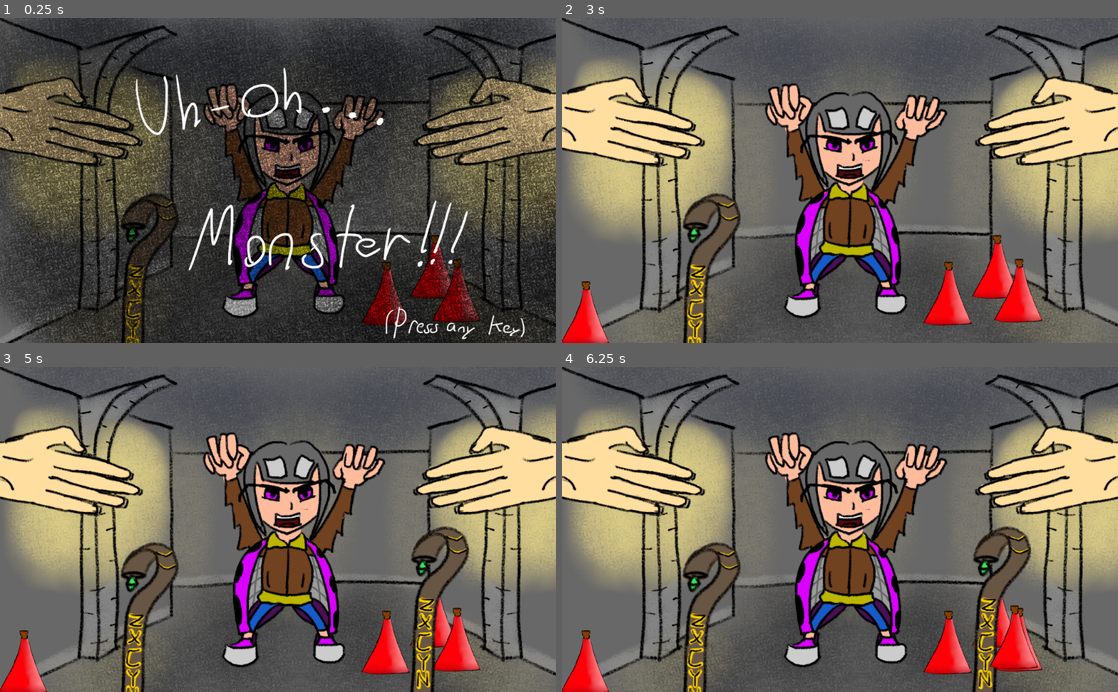
Above: before the commit, frames 1-4 (two rows, left to right).
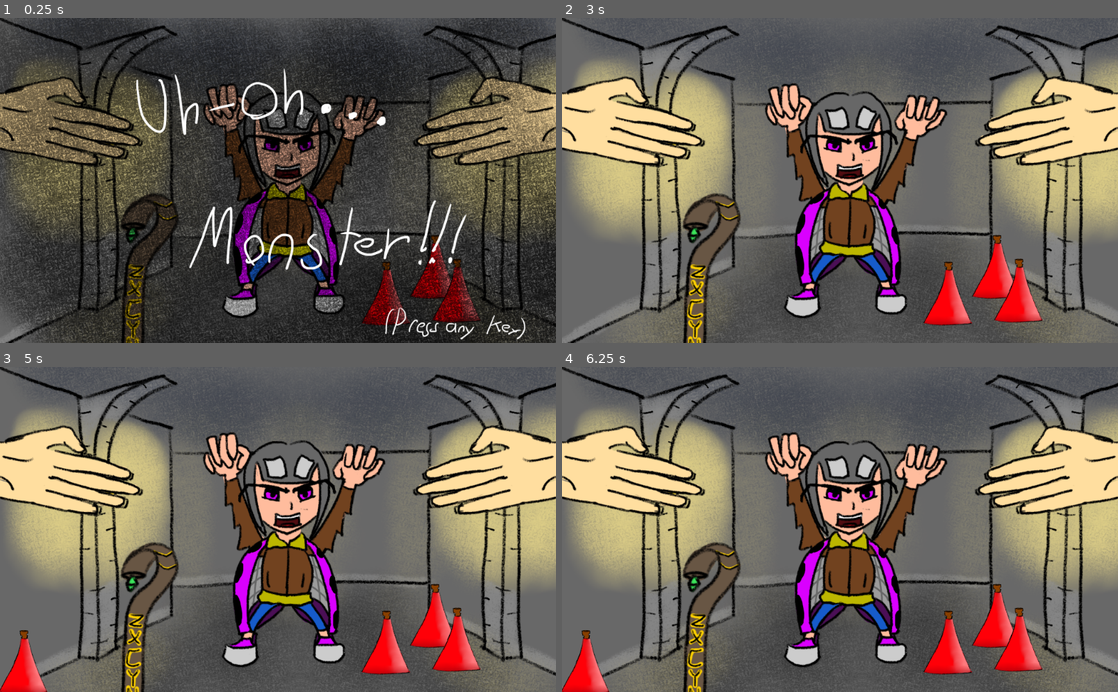
Above: after the commit, the same moments.

Repository: HumbleSolipsist/gmtk-hand-game
Game: Godot game, scene res://World.tscn
Same seed, same stepped clock (60 frames per second), same inputs: the game is played once before the commit and once after it.
Inputs (mouse positions are in pixels of both pictures, inside the frame that each line leads up to):
- Up to frame 1 (0.25 s): no input
- Up to frame 2 (3 s): tap Enter at 0.5, 2 s; move the mouse to (962, 164) at 0.52 s; click (962, 164) at 0.67 s; tap Space at 1.25, 2.75 s; move the mouse to (728, 196) at 1.27 s; click (728, 196) at 1.42 s; move the mouse to (895, 109) at 2.02 s; click (895, 109) at 2.17 s; move the mouse to (812, 245) at 2.77 s; click (812, 245) at 2.92 s
- Up to frame 3 (5 s): tap Enter at 3.5 s; move the mouse to (444, 578) at 3.52 s; click (444, 578) at 3.67 s; tap Space at 4.25 s; move the mouse to (111, 480) at 4.27 s; click (111, 480) at 4.42 s
- Up to frame 4 (6.25 s): move the mouse to (867, 529) at 5.02 s; click (867, 529) at 5.17 s; move the mouse to (756, 448) at 5.77 s; click (756, 448) at 5.92 s

The runs differ from the first frame. In frame 1, 2.7% of the frame differs, in the area x 24-95%, y 15-99%; in frame 2, 0.8%; in frame 3, 2.6%; in frame 4, 3.1%, in the area x 73-86%, y 48-100%.

Commit message:
spawn only during game

Diff:
--- a/World.gd
+++ b/World.gd
@@ -22,6 +22,8 @@
 	return new_item
 
 func _physics_process(delta):
+	if get_node("/root/world").has_node("opening_screen") or get_node("/root/world/end_screen").visible:
+		return
 	time_to_potion -= delta
 	time_to_staff -= delta
 	if (time_to_potion <= 0):
--- a/World.tscn
+++ b/World.tscn
@@ -152,14 +152,13 @@
 [node name="slide1" type="AnimatedSprite" parent="opening_screen"]
 visible = false
 frames = SubResource( 5 )
-frame = 2
 playing = true
 centered = false
 
 [node name="slide2" type="AnimatedSprite" parent="opening_screen"]
 visible = false
 frames = SubResource( 6 )
-frame = 1
+frame = 2
 playing = true
 centered = false
 
@@ -177,6 +176,7 @@
 
 [node name="slide" type="AnimatedSprite" parent="end_screen"]
 frames = SubResource( 8 )
+frame = 1
 playing = true
 centered = false
 
